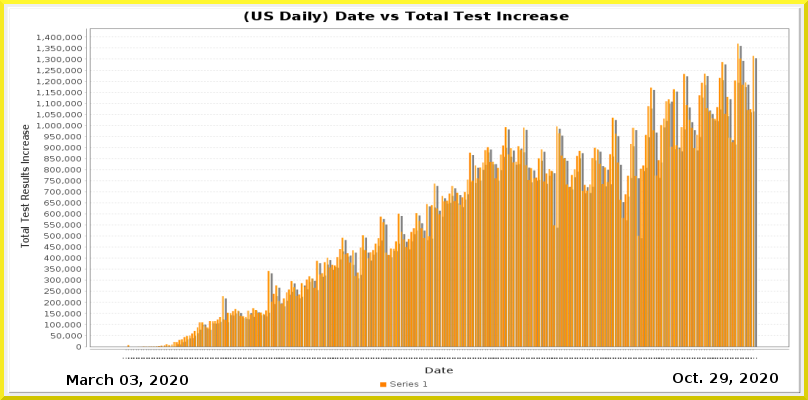
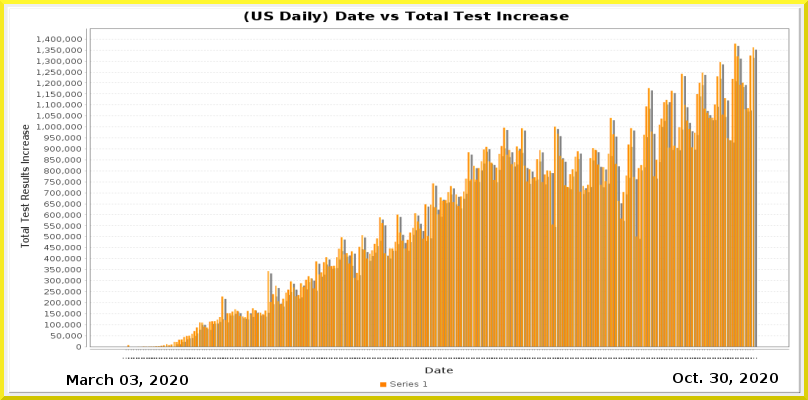
Layers edited between the first and the second 808x400 image:
painted on "Current Date" over (710, 373, 728, 383)
painted on "Date_vs_TestIncrease.png" over (37, 34, 788, 359)
